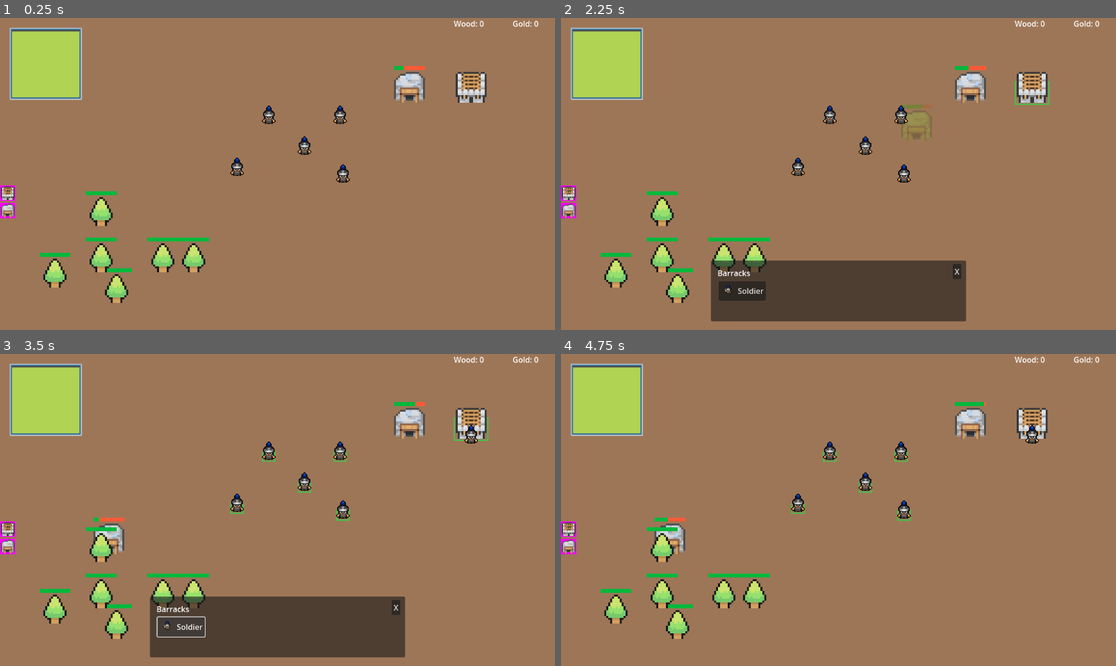
Above: before the commit, frames 1-4 (two rows, left to right).
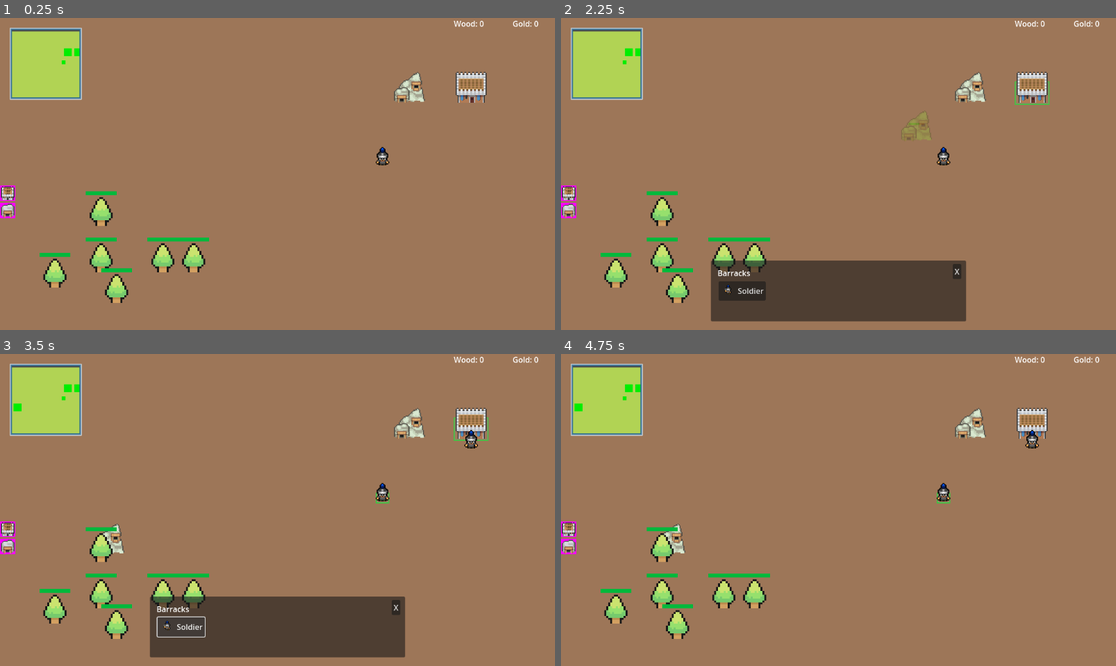
Above: after the commit, the same moments.

Repository: TicTacJoel/RTS-2D
Game: Godot game, scene res://scenes/main/world.tscn
Same seed, same stepped clock (60 frames per second), same inputs: the game is played once before the commit and once after it.
Inputs (mouse positions are in pixels of both pictures, inside the frame that each line leads up to):
- Up to frame 1 (0.25 s): no input
- Up to frame 2 (2.25 s): click (566, 192) at 0.5 s; click (566, 211) at 1.25 s; tap Enter at 2 s; drag from (1032, 92) to (660, 217) at 2.02 s
- Up to frame 3 (3.5 s): click "Soldier" at 2.75 s
- Up to frame 4 (4.75 s): click "X" at 3.5 s; tap Space at 4.25 s; drag from (727, 525) to (677, 628) at 4.27 s

The runs differ from the first frame. In frame 1, 1.6% of the frame differs, in the area x 11-88%, y 9-82%; in frame 2, 1.8%; in frame 3, 2.2%, in the area x 2-88%, y 9-82%; in frame 4, 2.2%.

Commit message:
fix minimap

Diff:
--- a/entities/player/unit.gd
+++ b/entities/player/unit.gd
@@ -9,16 +9,20 @@
 var follow_cursor: bool = false
 var speed: int = 50
 
+var minimap_marker: Node = null
+
 signal update_location(pos)
 signal died
 
 #------------------------------------------------------------------------------|
 func _ready() -> void:
 	set_selected(selected)
+	Global.minimap.add_marker(self)
 
 #------------------------------------------------------------------------------|
 func _physics_process(_delta: float) -> void:
-	update_location.emit(global_position)
+	#update_location.emit(global_position)
+	emit_signal("update_location", global_position)
 
 	if follow_cursor:
 		if selected:
@@ -51,5 +55,6 @@
 
 #------------------------------------------------------------------------------|
 func _on_died():
-	died.emit()
+	#died.emit()
+	emit_signal("died")
 	queue_free()
--- a/entities/player/unit.tscn
+++ b/entities/player/unit.tscn
@@ -74,6 +74,7 @@
 }
 
 [node name="Unit" type="CharacterBody2D" groups=["unit"]]
+y_sort_enabled = true
 collision_layer = 4
 collision_mask = 7
 script = ExtResource("1_bmucl")
--- a/globals/Global.gd
+++ b/globals/Global.gd
@@ -6,6 +6,7 @@
 var Gold: int = 0
 
 var minimap_zoom_factor = 3
+var minimap: Node = null
 
 const COLORS = {
 	"red": "bf001e",
--- a/menus/ingame/spawn_menu.gd
+++ b/menus/ingame/spawn_menu.gd
@@ -4,7 +4,7 @@
 @onready var spawn_point = get_parent().spawn_point.global_position
 # TODO: find some cleaner way of doing this
 @onready var world_path = get_tree().get_root().get_node("World")
-@onready var units_container_path = get_tree().get_root().get_node("World/Units")
+@onready var units_container_path = get_tree().get_root().get_node("World/Map1/Units")
 
 #------------------------------------------------------------------------------|
 func spawn_unit() -> void:
--- a/scenes/buildings/barracks.gd
+++ b/scenes/buildings/barracks.gd
@@ -8,6 +8,7 @@
 
 var mouseEntered = false
 var selected = false
+var minimap_marker: Node = null
 
 # Building
 var type
@@ -17,8 +18,8 @@
 signal destroyed
 
 func _ready() -> void:
-
-	await get_tree().create_timer(1.0).timeout
+	Global.minimap.add_marker(self)
+	#await get_tree().create_timer(1.0).timeout
 	update_location.emit(global_position)
 
 #------------------------------------------------------------------------------|
@@ -36,9 +37,7 @@
 #------------------------------------------------------------------------------|
 func _on_mouse_entered() -> void:
 	mouseEntered = true
-	print("MOUSE ENTERED")
 
 #------------------------------------------------------------------------------|
 func _on_mouse_exited() -> void:
 	mouseEntered = false
-	print("MOUSE EXITED")
--- a/scenes/buildings/barracks.tscn
+++ b/scenes/buildings/barracks.tscn
@@ -1,9 +1,9 @@
 [gd_scene load_steps=7 format=3 uid="uid://7tyfc6rwmd61"]
 
-[ext_resource type="Texture2D" uid="uid://dv430qpoqgm1i" path="res://assets/buildings/Barracks.png" id="1_dd4aj"]
 [ext_resource type="Script" path="res://scenes/buildings/barracks.gd" id="1_vjkyq"]
 [ext_resource type="PackedScene" uid="uid://blwrkk68b82bg" path="res://entities/player/unit.tscn" id="2_5sfd4"]
 [ext_resource type="PackedScene" uid="uid://6xt5qfj0e564" path="res://menus/ingame/spawn_menu.tscn" id="3_51ad0"]
+[ext_resource type="Texture2D" uid="uid://bn7s3r88b2nce" path="res://assets/buildings/Barracks2.png" id="3_loask"]
 
 [sub_resource type="StyleBoxFlat" id="StyleBoxFlat_6qe6h"]
 bg_color = Color(0.6, 0.6, 0.6, 0)
@@ -35,17 +35,14 @@
 
 [node name="Sprite2D" type="Sprite2D" parent="."]
 position = Vector2(0, -16)
-scale = Vector2(2, 2)
-texture = ExtResource("1_dd4aj")
-hframes = 4
-vframes = 5
+texture = ExtResource("3_loask")
 
 [node name="CollisionShape2D" type="CollisionShape2D" parent="."]
 position = Vector2(0, -10.5)
 shape = SubResource("RectangleShape2D_fg47x")
 
 [node name="SpawnPoint" type="Node2D" parent="."]
-position = Vector2(0, 5)
+position = Vector2(0, 10)
 
 [node name="SpawnMenu" parent="." instance=ExtResource("3_51ad0")]
 
--- a/scenes/buildings/gold_mine.gd
+++ b/scenes/buildings/gold_mine.gd
@@ -8,6 +8,7 @@
 var total_time = 50
 var current_time
 var gold_increase: int = 10
+var minimap_marker: Node = null
 
 # Building
 var type
@@ -20,7 +21,8 @@
 func _ready() -> void:
 	reset()
 
-	await get_tree().create_timer(1.0).timeout
+	Global.minimap.add_marker(self)
+	#await get_tree().create_timer(1.0).timeout
 	update_location.emit(global_position)
 
 #------------------------------------------------------------------------------|
--- a/scenes/buildings/gold_mine.tscn
+++ b/scenes/buildings/gold_mine.tscn
@@ -1,10 +1,10 @@
 [gd_scene load_steps=6 format=3 uid="uid://0mo13qfbnj27"]
 
 [ext_resource type="Script" path="res://scenes/buildings/gold_mine.gd" id="1_3xlpc"]
-[ext_resource type="Texture2D" uid="uid://ydfk4co3rxkg" path="res://assets/buildings/Resources.png" id="1_yvuek"]
+[ext_resource type="Texture2D" uid="uid://duurmc8t5qdnv" path="res://assets/buildings/Goldmine1.png" id="2_u3j1k"]
 
 [sub_resource type="RectangleShape2D" id="RectangleShape2D_a7qux"]
-size = Vector2(14, 10)
+size = Vector2(27, 16)
 
 [sub_resource type="StyleBoxFlat" id="StyleBoxFlat_gxa3h"]
 bg_color = Color(1, 0.349573, 0.210659, 1)
@@ -14,18 +14,14 @@
 
 [node name="GoldMine" type="StaticBody2D" groups=["building"]]
 y_sort_enabled = true
-scale = Vector2(2, 2)
 script = ExtResource("1_3xlpc")
 
 [node name="Sprite2D" type="Sprite2D" parent="."]
-position = Vector2(0, -8)
-texture = ExtResource("1_yvuek")
-hframes = 3
-vframes = 5
-frame = 11
+position = Vector2(0, -16)
+texture = ExtResource("2_u3j1k")
 
 [node name="CollisionShape2D" type="CollisionShape2D" parent="."]
-position = Vector2(0, -5)
+position = Vector2(-0.5, -8)
 shape = SubResource("RectangleShape2D_a7qux")
 
 [node name="Timer" type="Timer" parent="."]
--- a/scenes/main/map_1.tscn
+++ b/scenes/main/map_1.tscn
@@ -1,10 +1,11 @@
-[gd_scene load_steps=12 format=4 uid="uid://d3b2tcke5u8gr"]
+[gd_scene load_steps=13 format=4 uid="uid://d3b2tcke5u8gr"]
 
 [ext_resource type="Texture2D" uid="uid://bmcaj6mmtqerk" path="res://assets/environment/plains.png" id="1_bvc7r"]
 [ext_resource type="Texture2D" uid="uid://cxo8viw3vm2dl" path="res://assets/environment/sprite_sheet_mock_up1.png" id="2_48qjn"]
 [ext_resource type="PackedScene" uid="uid://caqsjuxt8bp3g" path="res://scenes/objects/tree.tscn" id="3_1kpf5"]
 [ext_resource type="PackedScene" uid="uid://0mo13qfbnj27" path="res://scenes/buildings/gold_mine.tscn" id="3_st6wl"]
 [ext_resource type="PackedScene" uid="uid://7tyfc6rwmd61" path="res://scenes/buildings/barracks.tscn" id="4_cgk28"]
+[ext_resource type="PackedScene" uid="uid://blwrkk68b82bg" path="res://entities/player/unit.tscn" id="6_t6pcv"]
 
 [sub_resource type="TileSetAtlasSource" id="TileSetAtlasSource_kgnsh"]
 texture = ExtResource("1_bvc7r")
@@ -651,6 +652,7 @@
 sources/1 = SubResource("TileSetAtlasSource_k1qeo")
 
 [node name="Map1" type="Node2D"]
+y_sort_enabled = true
 
 [node name="Ground" type="TileMapLayer" parent="."]
 tile_map_data = PackedByteArray("AABHACgAAAADAAIAAABHACcAAAADAAEAAABHACYAAAADAAEAAABHACUAAAADAAEAAABHACQAAAADAAEAAABHAC …(47152 unchanged characters)…
@@ -660,6 +662,7 @@
 tile_set = SubResource("TileSet_s63gt")
 
 [node name="Buildings" type="Node2D" parent="."]
+y_sort_enabled = true
 
 [node name="GoldMine" parent="Buildings" instance=ExtResource("3_st6wl")]
 position = Vector2(432, 128)
@@ -668,6 +671,7 @@
 position = Vector2(496, 128)
 
 [node name="Environment" type="Node2D" parent="."]
+y_sort_enabled = true
 
 [node name="Tree" parent="Environment" instance=ExtResource("3_1kpf5")]
 position = Vector2(112, 256)
@@ -686,3 +690,9 @@
 
 [node name="Tree6" parent="Environment" instance=ExtResource("3_1kpf5")]
 position = Vector2(64, 320)
+
+[node name="Units" type="Node2D" parent="."]
+y_sort_enabled = true
+
+[node name="Unit" parent="Units" instance=ExtResource("6_t6pcv")]
+position = Vector2(404, 193)
--- a/scenes/main/world.gd
+++ b/scenes/main/world.gd
@@ -22,7 +22,7 @@
 	ui.map_node = map_node
 
 #------------------------------------------------------------------------------|
-func _process(delta: float) -> void:
+func _process(_delta: float) -> void:
 	if build_mode:
 		update_building_preview()
 
--- a/scenes/main/world.tscn
+++ b/scenes/main/world.tscn
@@ -1,8 +1,7 @@
-[gd_scene load_steps=8 format=3 uid="uid://b5m2m0210d0vw"]
+[gd_scene load_steps=7 format=3 uid="uid://b5m2m0210d0vw"]
 
 [ext_resource type="Script" path="res://ui/camera.gd" id="1_nuo4p"]
 [ext_resource type="Script" path="res://scenes/main/world.gd" id="1_w0egm"]
-[ext_resource type="PackedScene" uid="uid://blwrkk68b82bg" path="res://entities/player/unit.tscn" id="2_acy6l"]
 [ext_resource type="Texture2D" uid="uid://bse3ca77h5goc" path="res://assets/environment/Grass.png" id="2_d6tsr"]
 [ext_resource type="PackedScene" uid="uid://d3b2tcke5u8gr" path="res://scenes/main/map_1.tscn" id="3_q3ddq"]
 [ext_resource type="PackedScene" uid="uid://bu0p4rcdn5fv3" path="res://ui/ui.tscn" id="5_kfj5j"]
@@ -30,32 +29,4 @@
 script = ExtResource("1_nuo4p")
 ZOOM_MIN = 1.0
 
-[node name="Units" type="Node2D" parent="."]
-y_sort_enabled = true
-
-[node name="Unit" parent="Units" instance=ExtResource("2_acy6l")]
-position = Vector2(286, 150)
-collision_layer = 1
-collision_mask = 1
-
-[node name="Unit2" parent="Units" instance=ExtResource("2_acy6l")]
-position = Vector2(360, 150)
-collision_layer = 1
-collision_mask = 1
-
-[node name="Unit3" parent="Units" instance=ExtResource("2_acy6l")]
-position = Vector2(323, 182)
-collision_layer = 1
-collision_mask = 1
-
-[node name="Unit4" parent="Units" instance=ExtResource("2_acy6l")]
-position = Vector2(253, 204)
-collision_layer = 1
-collision_mask = 1
-
-[node name="Unit5" parent="Units" instance=ExtResource("2_acy6l")]
-position = Vector2(363, 211)
-collision_layer = 1
-collision_mask = 1
-
 [node name="UI" parent="." instance=ExtResource("5_kfj5j")]
--- a/ui/minimap.gd
+++ b/ui/minimap.gd
@@ -1,11 +1,20 @@
 extends Control
 
 @onready var camera: Camera2D = $SubViewportContainer/SubViewport/Camera
-@onready var buildings: Node2D = $SubViewportContainer/SubViewport/Buildings
-@onready var units: Node2D = $SubViewportContainer/SubViewport/Units
-@onready var marker_scene = preload("res://ui/minimap_marker.tscn")
+var buildings: Node2D
+var units: Node2D
+const marker_scene = preload("res://ui/minimap_marker.tscn")
 
 var zoom_factor = Global.minimap_zoom_factor
+
+#------------------------------------------------------------------------------|
+#func _ready() -> void:
+	#Global.minimap = self
+
+func _enter_tree():
+	Global.minimap = self
+	buildings = $SubViewportContainer/SubViewport/Buildings
+	units = $SubViewportContainer/SubViewport/Units
 
 #------------------------------------------------------------------------------|
 func _physics_process(_delta: float) -> void:
@@ -16,23 +25,38 @@
 
 	# TODO: is this efficient? -> NO
 	#set_markers()
+#------------------------------------------------------------------------------|
+func add_marker(owner: Node2D) -> void:
+	var marker = marker_scene.instantiate()
+	if owner.is_in_group("building"):
+		marker.modulate = Color.GREEN
+		marker.scale = Vector2(1, 1)
+		buildings.add_child(marker)
+		owner.destroyed.connect(marker.delete_marker)
+	elif owner.is_in_group("unit"):
+		marker.modulate = Color.GREEN
+		units.add_child(marker)
+		owner.died.connect(marker.delete_marker)
+
+	owner.update_location.connect(marker.update_position)
+	owner.minimap_marker = marker
 
 #------------------------------------------------------------------------------|
-func set_markers():
-	for unit in get_tree().get_nodes_in_group("unit"):
-		var marker = marker_scene.instantiate()
-		marker.modulate = Color.GREEN
-		units.add_child(marker)
-
-		unit.update_location.connect(marker.update_position)
-		unit.died.connect(marker.delete_marker)
-
-	for building in get_tree().get_nodes_in_group("building"):
-		var marker = marker_scene.instantiate()
-		marker.modulate = Color.GREEN
-		marker.scale.x = 2
-		marker.scale.y = 2
-		buildings.add_child(marker)
-
-		building.update_location.connect(marker.update_position)
-		building.destroyed.connect(marker.delete_marker)
+#func set_markers():
+	#for unit in get_tree().get_nodes_in_group("unit"):
+		#var marker = marker_scene.instantiate()
+		#marker.modulate = Color.GREEN
+		#units.add_child(marker)
+		#
+		#unit.update_location.connect(marker.update_position)
+		#unit.died.connect(marker.delete_marker)
+	#
+	#for building in get_tree().get_nodes_in_group("building"):
+		#var marker = marker_scene.instantiate()
+		#marker.modulate = Color.GREEN
+		#marker.scale.x = 2
+		#marker.scale.y = 2
+		#buildings.add_child(marker)
+		#
+		#building.update_location.connect(marker.update_position)
+		#building.destroyed.connect(marker.delete_marker)
--- a/ui/minimap_marker.tscn
+++ b/ui/minimap_marker.tscn
@@ -5,5 +5,6 @@
 
 [node name="MinimapMarker" type="Sprite2D"]
 modulate = Color(0.714936, 0, 0.173755, 1)
+scale = Vector2(0.5, 0.5)
 texture = ExtResource("1_10cko")
 script = ExtResource("2_vmy2i")
Binary file added: assets/buildings/Barracks2.png
Not shown, added: assets/buildings/Barracks2.png.import
Binary file added: assets/buildings/Goldmine1.png
Not shown, added: assets/buildings/Goldmine1.png.import
Binary file added: assets/buildings/Townhall-orc.png
Not shown, added: assets/buildings/Townhall-orc.png.import
